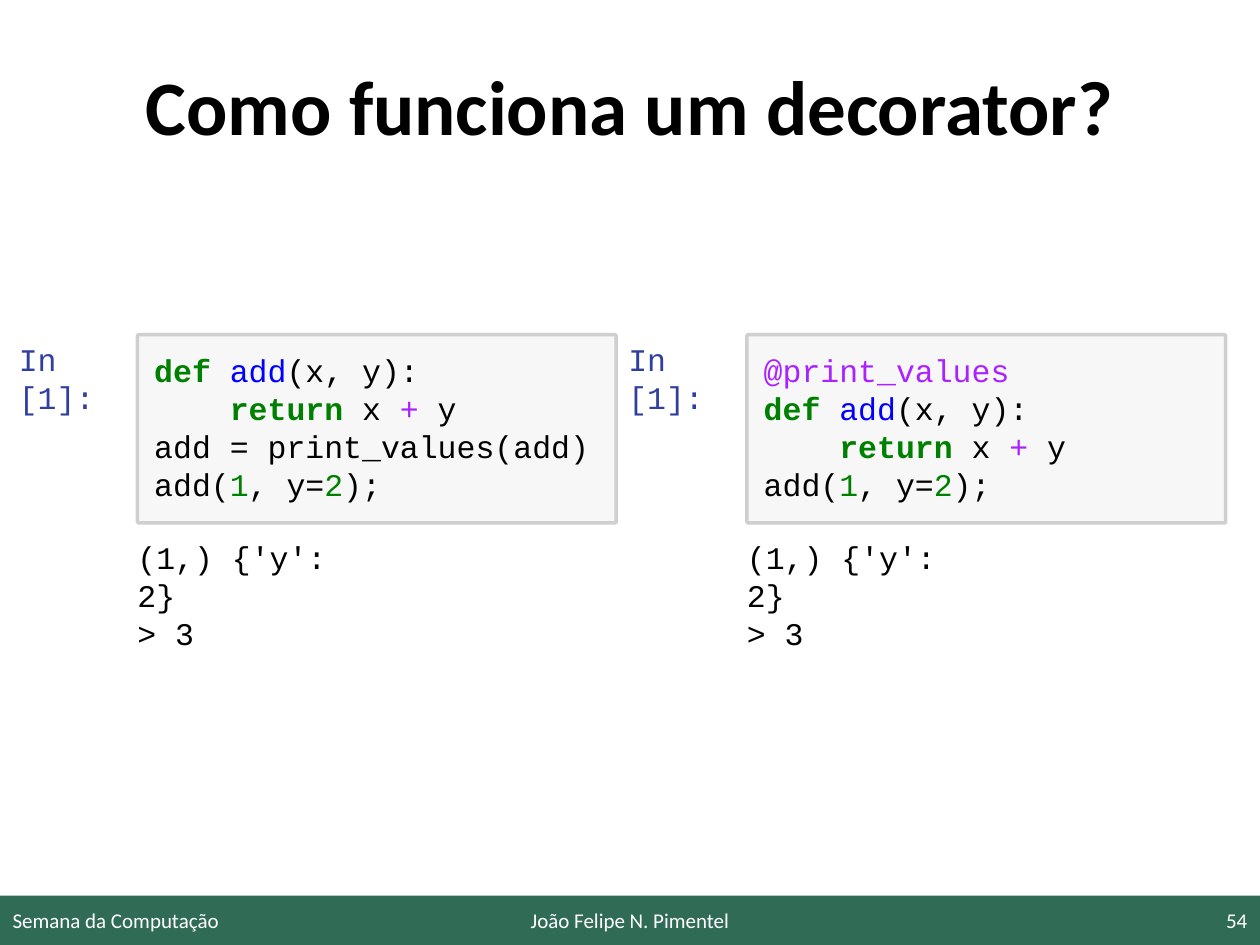
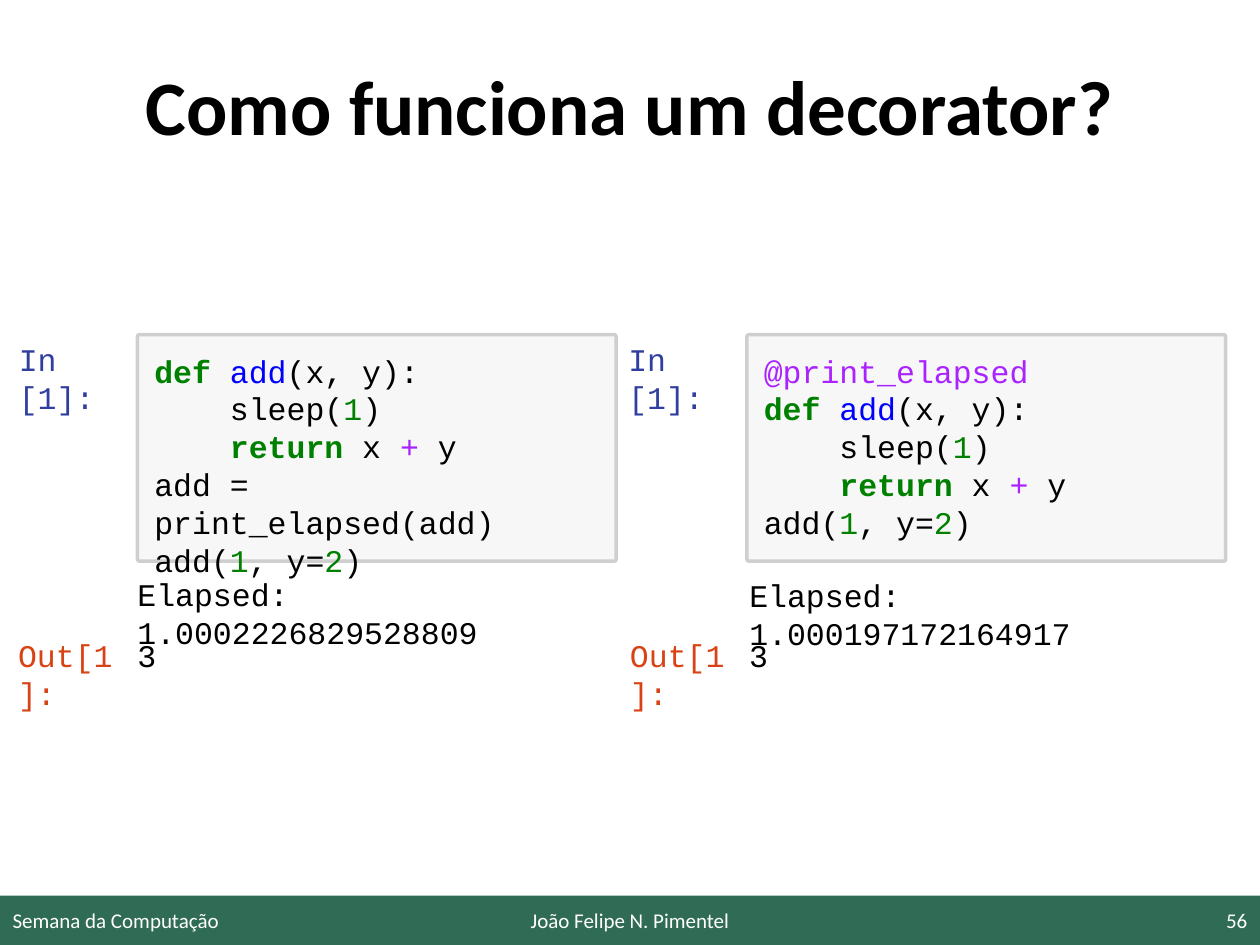
Before and after one commit to JoaoFelipe/presentations, a slide deck: slide 56 of 20191017_SC_UFF/umalinha.pptx (slide 54 before the commit). Drawn at 1260x945 pixels with LibreOffice and Linux fonts; fonts in the diff are those of the drawing; background and template pictures are left out. Boxes give left, top, right and bottom in pixels: in the first picture for what was removed or moved away, otherwise in the second. Text is boxed around its words. In the diff, an @@ line names an element or a change of style, - is before the commit and + after.

```diff
--- a/20191017_SC_UFF/umalinha.pptx
+++ b/20191017_SC_UFF/umalinha.pptx
@@ rounded rectangle "def add(x, y):": place and size @@
-rounded rectangle "def add(x, y):" at <box>137,335,616,523</box>
+rounded rectangle "def add(x, y):" at <box>137,335,616,562</box>
@@ rounded rectangle "@print_elapsed": place and size @@
-rounded rectangle "@print_elapsed" at <box>747,335,1226,523</box>
+rounded rectangle "@print_elapsed" at <box>747,335,1226,562</box>
@@ text in rounded rectangle at <box>764,360,1029,390</box>: text changed @@
-@print_values
+@print_elapsed
@@ text in rounded rectangle at <box>230,398,381,427</box>: paragraph added @@
+sleep(1)
@@ text in rounded rectangle at <box>839,436,990,465</box>: paragraph added @@
+sleep(1)
@@ text in rounded rectangle at <box>154,473,494,579</box>: text changed @@
-add = print_values(add)
-add(1, y=2);
+add = print_elapsed(add)
+add(1, y=2)
@@ text in rounded rectangle at <box>764,511,972,541</box>: text changed @@
-add(1, y=2);
+add(1, y=2)
@@ text removed at <box>137,547,326,646</box> @@
-(1,) {'y': 2}
-> 3
@@ text removed at <box>747,547,935,646</box> @@
-(1,) {'y': 2}
-> 3
@@ text added at <box>137,584,477,653</box>, 18 pt, text #000000 @@
+Elapsed: 1.0002226829528809
@@ text added at <box>749,584,1070,654</box>, 18 pt, text #000000 @@
+Elapsed: 1.000197172164917
@@ text added at <box>18,644,112,674</box>, 18 pt, text #D84315 @@
+Out[1]:
@@ text added at <box>137,646,156,668</box>, 18 pt, text #000000 @@
+3
@@ text added at <box>630,645,724,674</box>, 18 pt, text #D84315 @@
+Out[1]:
@@ text added at <box>749,646,768,668</box>, 18 pt, text #000000 @@
+3
@@ page number at <box>1226,914,1247,928</box>: text changed @@
-54
+56
```
Also in this commit, not shown: 45 other slides changed, 16 slides added, 2 slides removed, 2 other files.
